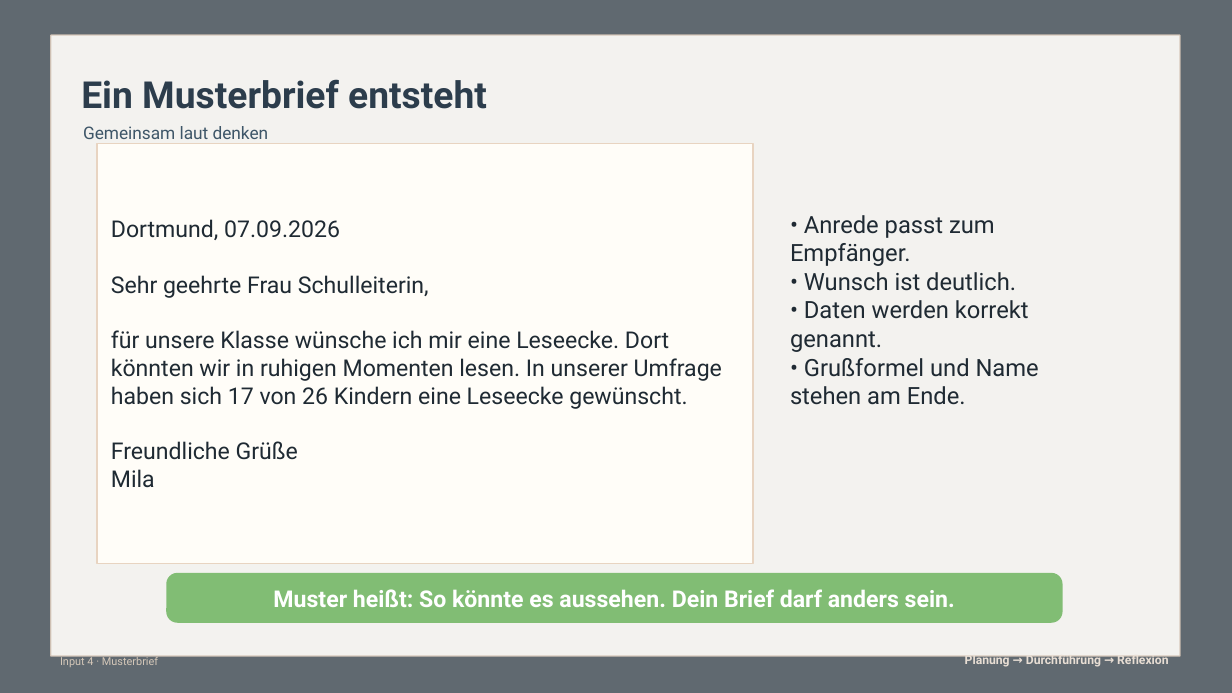
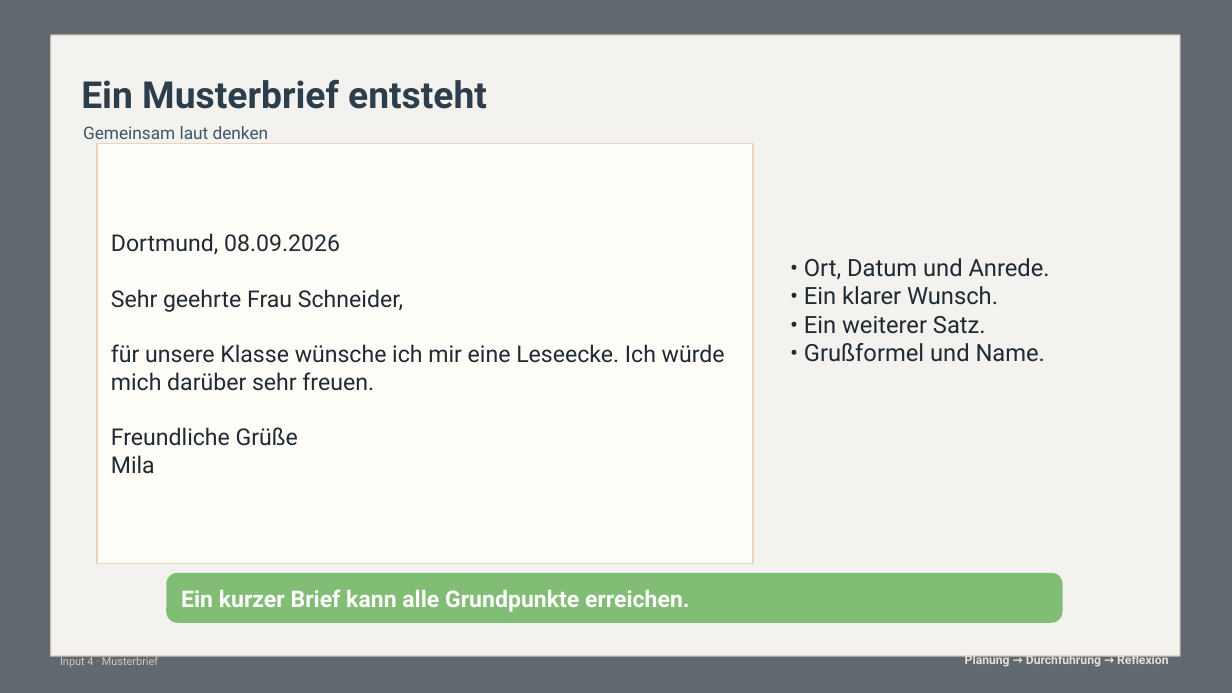
Before and after one commit to technikerleben/d5ur1-wunschbriefe, a slide deck: slide 17 of praesentationen/Impulse_Wunschbriefe_SRL_Mathe.pptx. Drawn at 1232x693 pixels with LibreOffice and Linux fonts; fonts in the diff are those of the drawing; background and template pictures are left out. Boxes give left, top, right and bottom in pixels: in the first picture for what was removed or moved away, otherwise in the second. Text is boxed around its words. In the diff, an @@ line names an element or a change of style, - is before the commit and + after.

```diff
--- a/praesentationen/Impulse_Wunschbriefe_SRL_Mathe.pptx
+++ b/praesentationen/Impulse_Wunschbriefe_SRL_Mathe.pptx
@@ text at box(111, 233, 725, 391): text changed @@
-Dortmund, 07.09.2026
-Sehr geehrte Frau Schulleiterin,
-für unsere Klasse wünsche ich mir eine Leseecke. Dort könnten wir in ruhigen Momenten lesen. In unserer Umfrage haben sich 17 von 26 Kindern eine Leseecke gewünscht.
+Dortmund, 08.09.2026
+Sehr geehrte Frau Schneider,
+für unsere Klasse wünsche ich mir eine Leseecke. Ich würde mich darüber sehr freuen.
@@ text at box(804, 258, 1050, 362): text changed @@
-• Anrede passt zum Empfänger.
-• Wunsch ist deutlich.
-• Daten werden korrekt genannt.
-• Grußformel und Name stehen am Ende.
+• Ort, Datum und Anrede.
+• Ein klarer Wunsch.
+• Ein weiterer Satz.
+• Grußformel und Name.
@@ text at box(181, 589, 690, 612): text changed @@
-Muster heißt: So könnte es aussehen. Dein Brief darf anders sein.
+Ein kurzer Brief kann alle Grundpunkte erreichen.
```
Also in this commit, not shown: 23 other slides changed, 8 other files.
